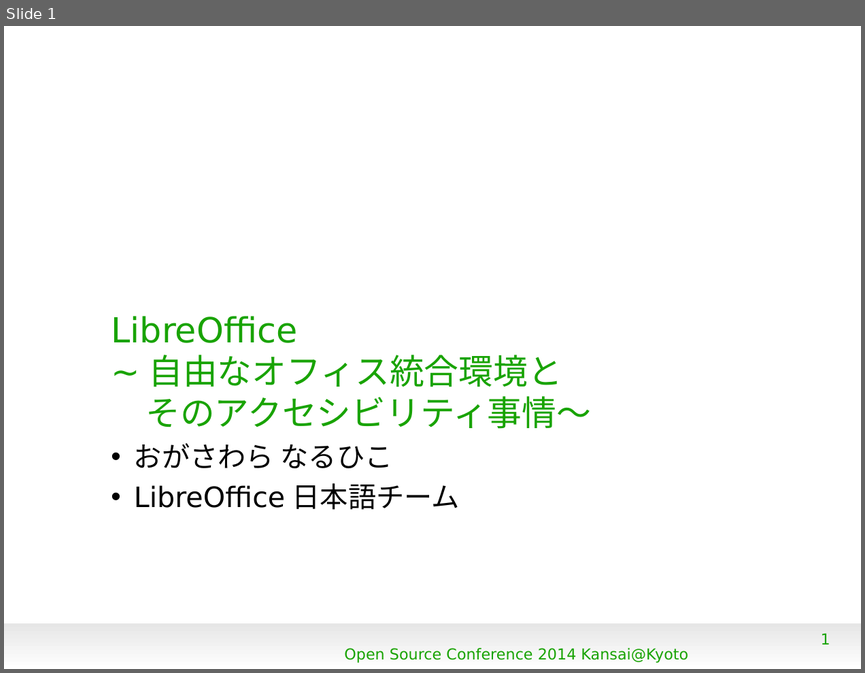
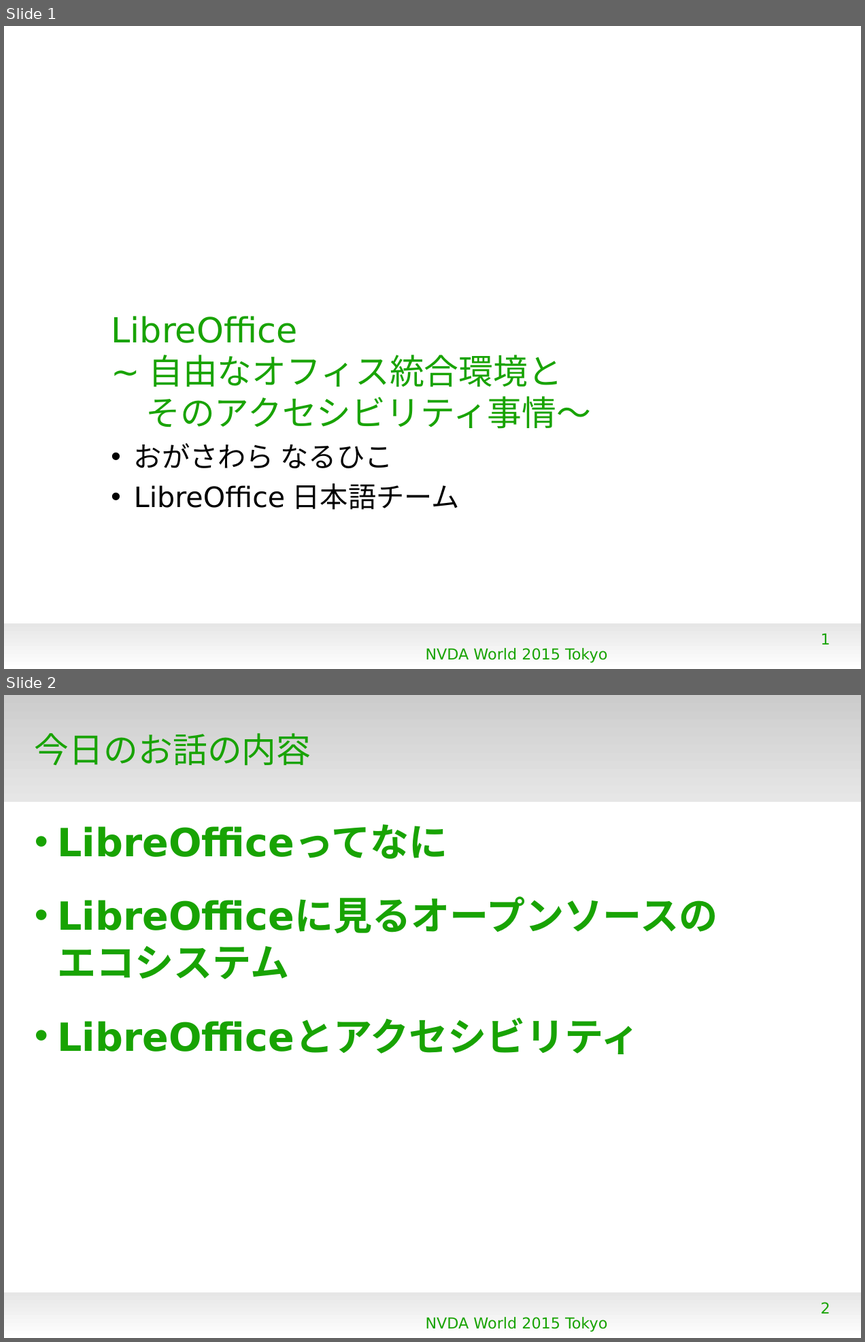
Before and after one commit to naruoga/KantoLibreOffice, a slide deck: others/NVDAworld2015.odp. Shown one above the other, each under a label of ours: slide 1 before the commit, slides 1 and 2 after it. The pictures are 865x673 and 865x1342 pixels, drawn with LibreOffice and Linux fonts; fonts in the diff are those of the drawing; background and template pictures are left out. Boxes give left, top, right and bottom in pixels: in the first picture for what was removed or moved away, otherwise in the second. Text is boxed around its words. In the diff, an @@ line names an element or a change of style, - is before the commit and + after.

```diff
--- a/others/NVDAworld2015.odp
+++ b/others/NVDAworld2015.odp
@@ slide 2 added at (4, 695, 861, 1338), background #FFFFFF; not listed: 1 template element that a slide beside it also shows @@
@@ rectangle added at (4, 695, 861, 802), fill gradient #CCCCCC to #E6E6E6 @@
@@ title added at (35, 733, 311, 765), 32 pt, text #18A303 @@
+今日のお話の内容
@@ text added at (57, 824, 717, 1054), 36 pt, text #18A303, bold @@
+• LibreOfficeってなに
+• LibreOfficeに見るオープンソースの
+  エコシステム
+• LibreOfficeとアクセシビリティ
@@ page number added at (821, 1302, 830, 1313), 14 pt, text #18A303 @@
+2
@@ text added at (426, 1317, 607, 1331), 14 pt, text #18A303 @@
+NVDA World 2015 Tokyo
@@ slide 1 changed as well @@
@@ text at (426, 648, 607, 662): text changed @@
-Open Source Conference 2014 Kansai@Kyoto
+NVDA World 2015 Tokyo
```
Also in this commit, not shown: 20 other slides changed, 2 other slides added, 19 slides removed.
